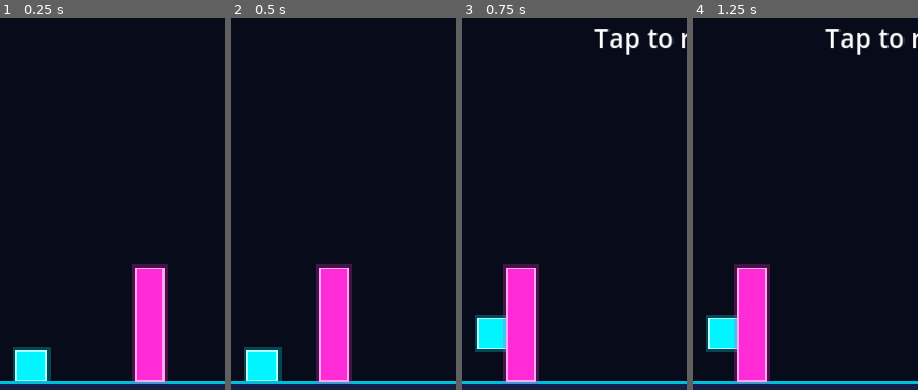
Above: before the commit, frames 1-4 (left to right).
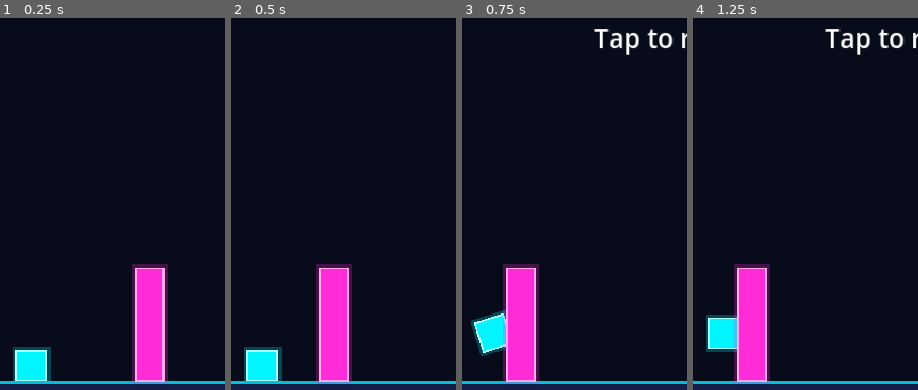
Above: after the commit, the same moments.

Repository: aniketsagar/gravity-flip
Game: Godot game, scene res://scenes/main.tscn
Same seed, same stepped clock (60 frames per second), same inputs: the game is played once before the commit and once after it.
Inputs (mouse positions are % of the whole screen's width and height, from its top left):
- Up to frame 1 (0.25 s): no input
- Up to frame 2 (0.5 s): no input
- Up to frame 3 (0.75 s): move the mouse to (72, 45) at 0.52 s; click (72, 45) at 0.67 s
- Up to frame 4 (1.25 s): no input
The pictures show only the part of the screen within x 1-51%, y 50-100%; the shares and areas given below are measured in that part.

Frames 1-2 are identical in both runs. In frame 3, 0.6% of the frame differs, in the area x 3-20%, y 78-91%; in frame 4, nothing differs.

Commit message:
feat: spin player visuals 90 degrees clockwise on each flip
Visual-only tween around each visual's centre; the collision shape is never
rotated. Spin resets on restart. Adds tests for rotation, collision
invariance, ignored flips, restart and rapid flips.

Co-Authored-By: Claude Sonnet 5.5 <noreply@anthropic.com>

Diff:
--- a/scripts/player.gd
+++ b/scripts/player.gd
@@ -6,9 +6,22 @@
 # Vertical speed given to the player the moment gravity is flipped, so a flip
 # reverses direction at once instead of waiting for gravity to turn the old velocity.
 const FLIP_SPEED := 600.0
+# Visual-only: how long the 90 degree spin on a flip takes. The collision shape never rotates.
+const SPIN_TIME := 0.12
 
 var running := false
 var gravity_dir := 1.0
+var _spin_turns := 0
+var _spin_tween: Tween
+
+# The visuals are Controls, which rotate around their top-left corner by default;
+# _ready moves each pivot to its centre. They are all centred on the body origin.
+@onready var _visuals: Array[Control] = [$Halo, $Visual, $Outline]
+
+
+func _ready() -> void:
+	for visual in _visuals:
+		visual.pivot_offset = visual.size / 2.0
 
 
 func start(at: Vector2) -> void:
@@ -16,6 +29,7 @@
 	velocity = Vector2.ZERO
 	gravity_dir = 1.0
 	running = true
+	_reset_spin()
 
 
 func stop() -> void:
@@ -28,6 +42,26 @@
 		return
 	gravity_dir = -gravity_dir
 	velocity.y = gravity_dir * FLIP_SPEED
+	_spin()
+
+
+# Turns the visuals a further 90 degrees clockwise. The target is always a whole number
+# of quarter turns, so rapid flips retarget from the current angle and end exactly aligned.
+func _spin() -> void:
+	_spin_turns += 1
+	if _spin_tween:
+		_spin_tween.kill()
+	_spin_tween = create_tween().set_parallel(true).set_trans(Tween.TRANS_QUAD).set_ease(Tween.EASE_OUT)
+	for visual in _visuals:
+		_spin_tween.tween_property(visual, "rotation", _spin_turns * PI / 2.0, SPIN_TIME)
+
+
+func _reset_spin() -> void:
+	_spin_turns = 0
+	if _spin_tween:
+		_spin_tween.kill()
+	for visual in _visuals:
+		visual.rotation = 0.0
 
 
 func _physics_process(delta: float) -> void:
--- a/tests/m3_check.gd
+++ b/tests/m3_check.gd
@@ -491,6 +491,152 @@
 	await _set_window(Vector2i(480, 854))
 
 
+# --- G1.1: visual-only spin on flip ---
+
+func _spin_nodes() -> Array:
+	return [_p.get_node("Halo"), _p.get_node("Visual"), _p.get_node("Outline")]
+
+
+func _spin_angle() -> float:
+	return _p.get_node("Visual").rotation
+
+
+# True when all three visuals share one angle.
+func _spin_in_sync() -> bool:
+	var a: float = _spin_angle()
+	for v in _spin_nodes():
+		if absf(v.rotation - a) > 0.0001:
+			return false
+	return true
+
+
+# The collision shape and the body itself must never rotate, at any moment.
+func _collision_untouched() -> bool:
+	var cs: CollisionShape2D = _p.get_node("CollisionShape2D")
+	return cs.rotation == 0.0 and cs.global_rotation == 0.0 and _p.rotation == 0.0 \
+			and (cs.shape as RectangleShape2D).size == Vector2(32, 32)
+
+
+# Each visual's pivot must stay on the body centre, so the spin is about the centre.
+func _pivots_centred() -> bool:
+	for v in _spin_nodes():
+		if ((v.get_global_transform() * v.pivot_offset) - _p.global_position).length() > 0.01:
+			return false
+	return true
+
+
+func _test_rotation() -> void:
+	print("-- player spin (visual only)")
+	await _new_main(EMPTY)
+	_check(_spin_angle() == 0.0 and _spin_in_sync() and _collision_untouched(), "starts unrotated")
+	_check(_p.get_node("Visual").pivot_offset == Vector2(16, 16) and _p.get_node("Outline").pivot_offset == Vector2(16, 16)
+			and _p.get_node("Halo").pivot_offset == Vector2(20, 20), "visual pivots are at each node's centre")
+	_check(_pivots_centred(), "visual pivots coincide with the body centre")
+	await _wait_unlocked()
+
+	# One flip: gravity is immediate, the spin is animated and ends at exactly 90 degrees clockwise.
+	_tap_touch()
+	_check(_p.gravity_dir == -1.0 and _p.velocity.y == -_p.FLIP_SPEED, "flip is immediate (gravity and velocity change at once)")
+	_check(_spin_angle() == 0.0, "spin has not jumped on the flip tick (it animates)")
+	var prev := 0.0
+	var smooth := true
+	var collision_ok := true
+	var centred := true
+	var in_sync := true
+	var saw_mid := false
+	for i in 30:
+		await physics_frame
+		var a := _spin_angle()
+		smooth = smooth and a >= prev - 0.0001 and a <= PI / 2.0 + 0.0001
+		saw_mid = saw_mid or (a > 0.01 and a < PI / 2.0 - 0.01)
+		collision_ok = collision_ok and _collision_untouched()
+		centred = centred and _pivots_centred()
+		in_sync = in_sync and _spin_in_sync()
+		prev = a
+	_check(smooth and saw_mid, "spin increases smoothly toward 90 degrees (saw intermediate angles)")
+	_check(absf(_spin_angle() - PI / 2.0) < 0.0001, "ends at exactly +90 degrees (clockwise)")
+	_check(collision_ok, "collision shape stays axis-aligned 32x32 and the body never rotates during the spin")
+	_check(centred and in_sync, "the visuals spin around the centre and stay in sync")
+
+	# Four flips make a full turn; each adds exactly 90 degrees.
+	var step_ok := true
+	for k in 3:
+		await _wait_unlocked()
+		_p.flip()
+		await _frames(30)
+		step_ok = step_ok and absf(_spin_angle() - (k + 2) * PI / 2.0) < 0.0001
+	_check(step_ok and _p._spin_turns == 4, "every flip adds exactly 90 degrees (4 flips = %.4f rad)" % _spin_angle())
+	_check(absf(fposmod(_spin_angle(), TAU)) < 0.0001 or absf(fposmod(_spin_angle(), TAU) - TAU) < 0.0001, "four flips are a full turn")
+	_check(_collision_untouched() and _p.running, "collision still untouched after several flips")
+
+	# Rapid flips retarget from the current angle and still end aligned.
+	await _new_main(EMPTY)
+	await _wait_unlocked()
+	var bounded := true
+	for i in 12:
+		_p.flip()
+		await _frames(3)
+		bounded = bounded and _collision_untouched() and _p.position.y >= _ceil_y() - 1.0 and _p.position.y <= _floor_y() + 1.0
+	await _frames(30)
+	_check(_p._spin_turns == 12 and absf(_spin_angle() - 12.0 * PI / 2.0) < 0.0001 and _spin_in_sync(),
+			"rapid flips end exactly on 12 quarter turns (%.4f rad)" % _spin_angle())
+	_check(bounded and _p.running, "rapid flips keep the collision shape fixed and the player inside the corridor")
+
+	# Ignored flips do not spin.
+	await _new_main(EMPTY)
+	_tap_mouse()
+	_tap_touch()
+	await _frames(20)
+	_check(_p._spin_turns == 0 and _spin_angle() == 0.0, "taps during the post-restart lock do not spin")
+	await _wait_unlocked()
+	_tap_mouse(InputEvent.DEVICE_ID_EMULATION)
+	var e := InputEventScreenTouch.new()
+	e.pressed = false
+	_main._unhandled_input(e)
+	var m := InputEventMouseButton.new()
+	m.button_index = MOUSE_BUTTON_RIGHT
+	m.pressed = true
+	_main._unhandled_input(m)
+	await _frames(20)
+	_check(_p._spin_turns == 0 and _spin_angle() == 0.0, "emulated mouse, touch release and right click do not spin")
+
+	# After game over: no spin from taps, direct flips or the tap lock.
+	await _new_main()
+	await _wait_unlocked()
+	_tap_touch()
+	await _frames(30)
+	_check(absf(_spin_angle() - PI / 2.0) < 0.0001, "one real flip spun the player before the crash")
+	_p.position = _hazards()[0].position
+	await _frames(3)
+	_check(not _p.running, "crashed")
+	var turns_at_crash: int = _p._spin_turns
+	_tap_mouse()
+	_p.flip()
+	await _wait_unlocked()
+	_p.flip()
+	await _frames(30)
+	_check(_p._spin_turns == turns_at_crash and absf(_spin_angle() - PI / 2.0) < 0.0001,
+			"flips after game over (tap lock and direct calls) do not spin")
+
+	# Restart resets the spin immediately and leaves no animation running.
+	_tap_mouse()
+	_check(_p.running and _spin_angle() == 0.0 and _spin_in_sync() and _p._spin_turns == 0, "restart resets the visual rotation to zero")
+	await _frames(30)
+	_check(_spin_angle() == 0.0 and _spin_in_sync() and _collision_untouched(), "no stale animation after restart")
+
+	# A flip right before a crash, then restart: the old tween must not keep turning the new run.
+	await _wait_unlocked()
+	_tap_mouse()
+	await _frames(2)
+	_p.position = _hazards()[0].position
+	await _frames(3)
+	_check(not _p.running, "crashed again mid-spin")
+	await _wait_unlocked()
+	_tap_mouse()
+	await _frames(30)
+	_check(_p.running and _spin_angle() == 0.0 and _p._spin_turns == 0, "restart during/after a spin starts at zero rotation and stays there")
+
+
 func _initialize() -> void:
 	await _test_movement_and_surfaces()
 	await _test_snappy_flip()
@@ -498,6 +644,7 @@
 	await _test_layout()
 	await _test_collisions()
 	await _test_restart_and_input()
+	await _test_rotation()
 	await _test_resize()
 	await _test_scroll_lifecycle()
 	print("-- solvability: patterns survivable with flips")
